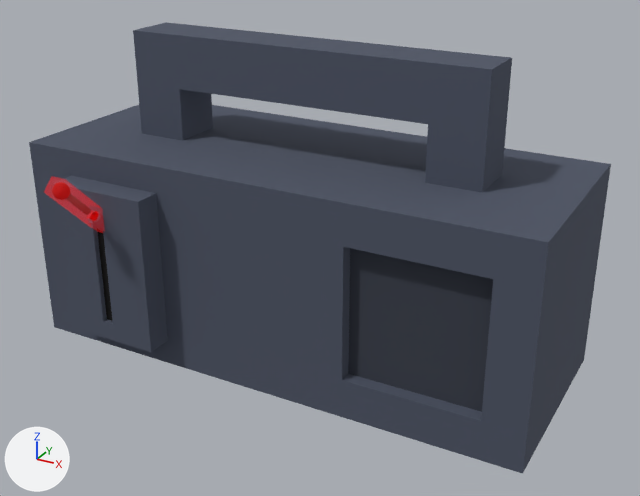
An edit to the FBX model unity_project/Paper Box/Assets/Models/Machines/Lever.fbx, drawn before and after from the same camera.
Both versions are drawn from a 50 mm camera at (1.54, -3.13, 1.39) aimed at (0.12, -0.54, 0.1). Every picture has the same lights, and +X, +Y and +Z are marked at lower left. Where no turn or scale is listed for an object, it has been applied to the vertices.

Names of what the first picture shows: 'Base', 'Door', 'InteractableUse'.
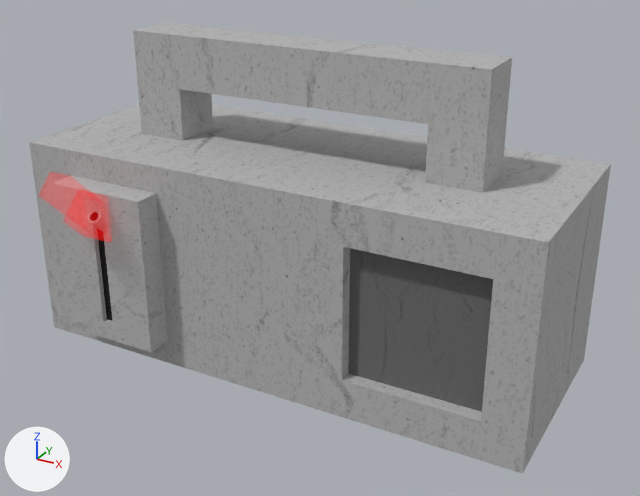
What changed in the scene script:
```text
Add img_paper_dark_png:
    img_paper_dark_png = load_image('paper_dark.png', '../../Textures/Box/PapersV2/paper_dark.png', 1000, 1000, 'sRGB')
Add img_paper_gray_png:
    img_paper_gray_png = load_image('paper_gray.png', '../../Textures/Box/PapersV2/paper_gray.png', 1000, 1000, 'sRGB')
Add mat_paperdark:
    mat_paperdark = principled_material('PaperDark')
    mat_paperdark.texture = img_paper_dark_png
    mat_paperdark.roughness = 1.0
Add mat_paper:
    mat_paper = principled_material('Paper')
    mat_paper.texture = img_paper_gray_png
    mat_paper.roughness = 1.0
Add mat_darkness:
    mat_darkness = principled_material('Darkness')
    mat_darkness.base_color = (0.0031, 0.0031, 0.0031)  # black #0a0a0a
    mat_darkness.roughness = 1.0
Change me_cube:
    where me_cube.from_pydata(...)  # 62 vertices, 55 faces; spans x -1.0..1.0, y -0.9..0.0, z -0.4..0.8
    remove me_cube.materials.append(mat_base)  # dark blue #4d5364
    remove me_cube.materials.append(mat_dark)  # black #000000
    add me_cube.materials.append(mat_paper)  # picture img_paper_gray_png
    add me_cube.materials.append(mat_darkness)  # black #0a0a0a
Change me_cube_003:
    where me_cube_003.from_pydata(...)  # 8 vertices, 6 faces; spans x -0.031..0.031, y -0.154..0.154, z -0.154..0.154
    used by ob_interactableuse; location = (-0.6, -0.95, 0.25)
    me_cube_003 part 2
    me_cube_003.vertices[0].co: (-0.031, -0.154, 0.109) -> (-0.047, -0.165, 0.098)  # pixel (43, 192) -> pixel (38, 195)
    me_cube_003.vertices[1].co: (-0.031, -0.109, 0.154) -> (-0.047, -0.098, 0.165)  # pixel (51, 176) -> pixel (50, 171)
    me_cube_003.vertices[2].co: (-0.031, 0.109, -0.154) -> (-0.047, 0.098, -0.165)
    me_cube_003.vertices[3].co: (-0.031, 0.154, -0.109) -> (-0.047, 0.165, -0.098)
    me_cube_003.vertices[4].co: (0.031, -0.154, 0.109) -> (0.047, -0.165, 0.098)  # pixel (57, 195) -> pixel (58, 200)
    me_cube_003.vertices[5].co: (0.031, -0.109, 0.154) -> (0.047, -0.098, 0.165)  # pixel (65, 179) -> pixel (70, 175)
    me_cube_003.vertices[6].co: (0.031, 0.109, -0.154) -> (0.047, 0.098, -0.165)
    me_cube_003.vertices[7].co: (0.031, 0.154, -0.109) -> (0.047, 0.165, -0.098)
Change me_cube_001:
    where me_cube_001.from_pydata(...)  # 8 vertices, 6 faces; spans x -0.6..0.0, y -0.05..0.05, z -0.3..0.3
    remove me_cube_001.materials.append(mat_basedarker)  # dark blue #383d49
    add me_cube_001.materials.append(mat_paperdark)  # picture img_paper_dark_png
Change me_cube_002:
    where me_cube_002.from_pydata(...)  # 8 vertices, 6 faces; spans x -0.016..0.016, y -0.0226..0.0226, z -0.0226..0.0226
    used by ob_interactableplace; location = (-0.6, -0.912, 0.212)
    me_cube_002 part 1: the whole mesh is scaled about its middle by 4
```

Changed parts and their boxes [x1, y1, x2, y2] in the pictures (640 x 496 px):
'Base', recoloured (blue to grey): [29, 22, 611, 474] in both
'Door', recoloured (black to grey): [348, 248, 493, 412] in both
'InteractableUse', reshaped: before [44, 176, 105, 233]; after [38, 171, 100, 223]
'InteractablePlace', mesh rescaled (not visible before): after [63, 193, 112, 243]
